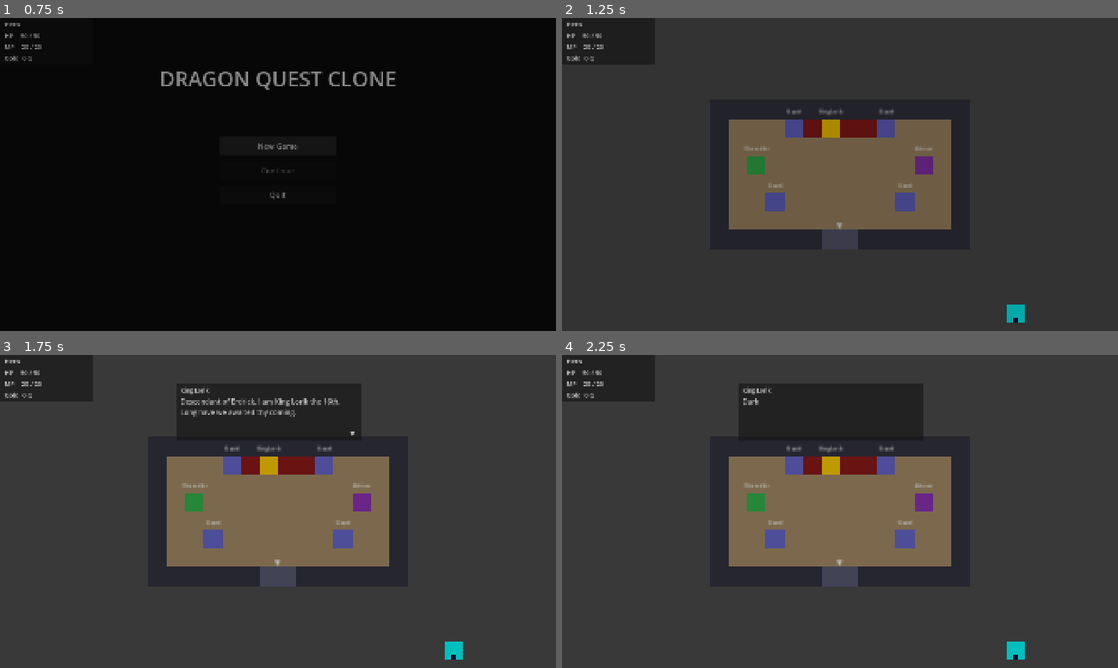
Above: before the commit, frames 1-4 (two rows, left to right).
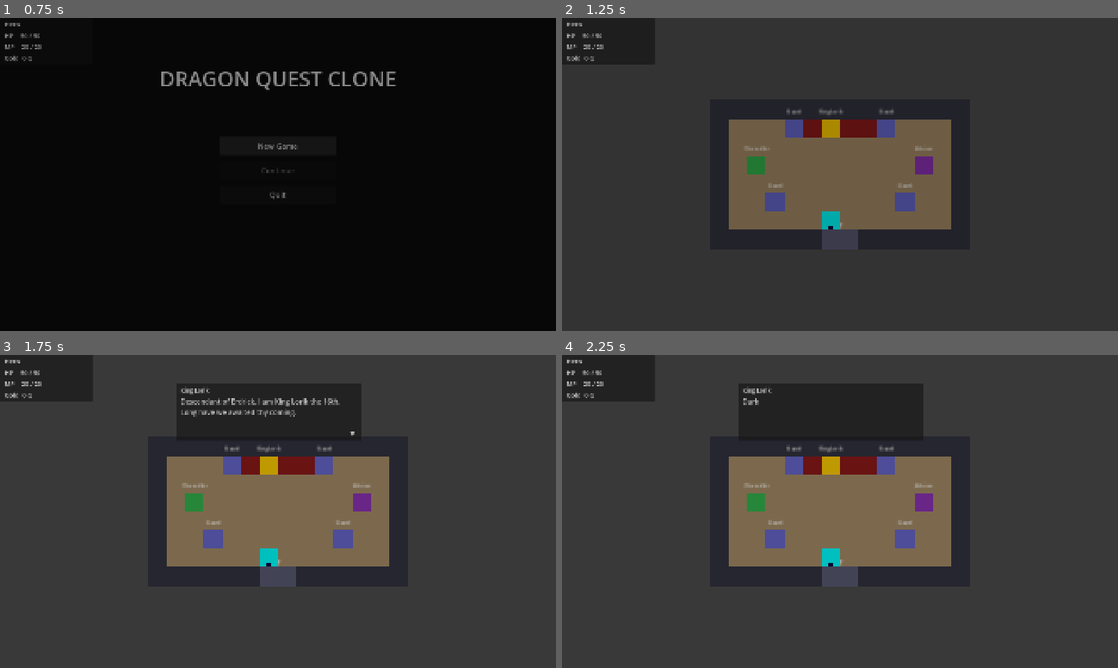
Above: after the commit, the same moments.

Repository: f00man/godot4-dragon-warrior-clone
Game: Godot game, scene res://scenes/ui/main_menu.tscn
Same seed, same stepped clock (60 frames per second), same inputs: the game is played once before the commit and once after it.
Inputs (mouse positions are in pixels of both pictures, inside the frame that each line leads up to):
- Up to frame 1 (0.75 s): click "New Game" at 0.5 s
- Up to frame 2 (1.25 s): no input
- Up to frame 3 (1.75 s): tap Enter (ui_accept) at 1.25, 1.52 s; move the mouse to (400, 495) at 1.27 s; hold D (move_right) from 1.28 s (still down); click (400, 495) at 1.42 s
- Up to frame 4 (2.25 s): release D (move_right) at 2 s; tap Enter (ui_accept) at 2 s; drag from (728, 527) to (840, 577) at 2.02 s

Frame 1 is identical in both runs. In frame 2, 0.4% of the frame differs, in the area x 46-84%, y 61-98%; in frame 3, 0.4%; in frame 4, 0.4%.

Commit message:
Fix new game spawn: set default player_position to throne room tile (6,6)
reset_to_defaults() was seeding Vector2(16,11) (overworld tile), which
maps to pixel (512,352) — outside the 448x256 throne room. Player spawned
off-screen. Changed to Vector2(6,6) and updated current_scene to match
the throne room, since new game now starts there.

Co-Authored-By: Claude Sonnet 4.6 <noreply@anthropic.com>

Diff:
--- a/godot4-dragon-warrior-clone/autoloads/game_state.gd
+++ b/godot4-dragon-warrior-clone/autoloads/game_state.gd
@@ -201,11 +201,12 @@
 	playtime = 0.0
 	inventory = []
 	world_flags = {}
-	# Tile (16, 11) matches the Player node's starting position in overworld.tscn
-	# (Vector2(512, 352) / 32 = tile col 16, row 11) — safely inside the grass,
-	# clear of all perimeter walls. Vector2.ZERO would land on the top-left wall tile.
-	player_position = Vector2(16, 11)
-	current_scene = "res://scenes/world/overworld.tscn"
+	# Tile (6, 6) is the hero's starting position in tantegel_throne_room.tscn
+	# (pixel 192, 192 / 32 = col 6, row 6) — centered in the throne room,
+	# facing King Lorik. New game always begins here; overworld spawn is only
+	# used when exiting the castle via tantegel_floor1.gd staircase logic.
+	player_position = Vector2(6, 6)
+	current_scene = "res://scenes/world/tantegel_throne_room.tscn"
 	in_battle = false
 	is_playtime_paused = false
 	towns = {}
